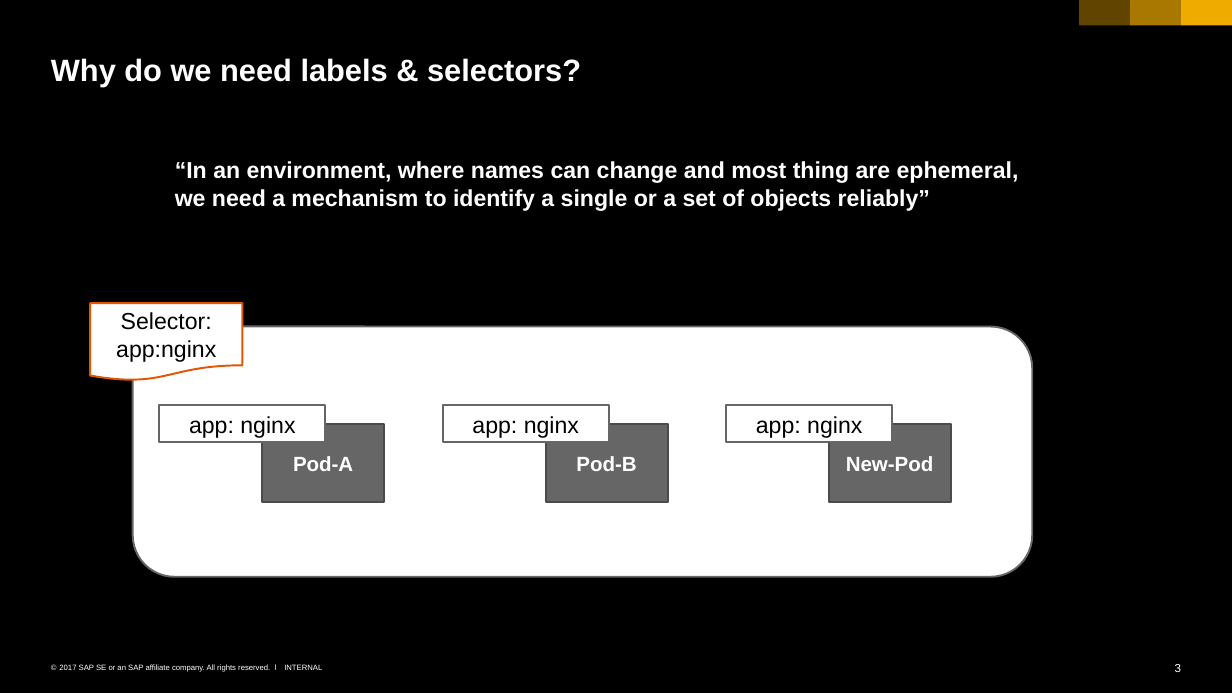
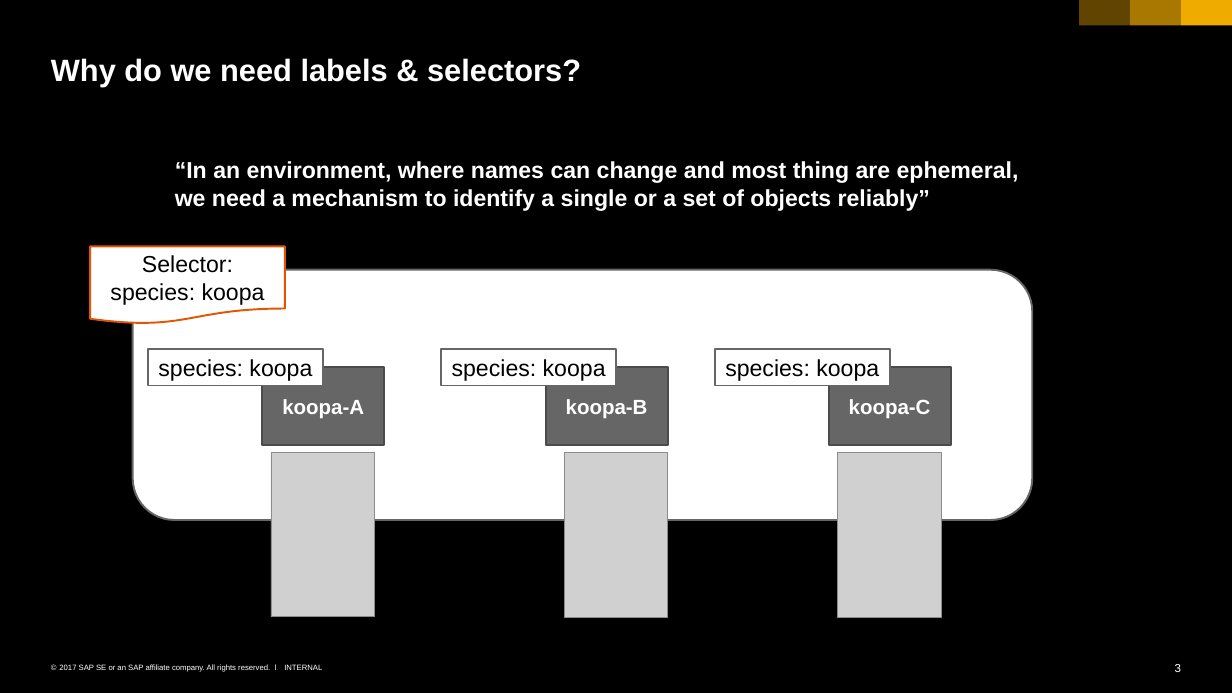
Before and after one commit to cuijiyao01/docker-k8s-training, a slide deck: slide 3 of kubernetes/03_labels_and_deployments.pptx. Drawn at 1232x693 pixels with LibreOffice and Linux fonts; fonts in the diff are those of the drawing; grey boxes stand for pictures. Boxes give left, top, right and bottom in pixels: in the first picture for what was removed or moved away, otherwise in the second. Text is boxed around its words. In the diff, an @@ line names an element or a change of style, - is before the commit and + after.

```diff
--- a/kubernetes/03_labels_and_deployments.pptx
+++ b/kubernetes/03_labels_and_deployments.pptx
@@ flow chart document "Selector: species: koopa": place and size @@
-flow chart document "Selector: species: koopa" at [91, 303, 243, 380]
+flow chart document "Selector: species: koopa" at [91, 247, 285, 324]
@@ text in flow chart document at [110, 255, 265, 305]: text changed @@
-Selector: app:nginx
+Selector: species: koopa
@@ rectangle "species: koopa": place and size @@
-rectangle "species: koopa" at [159, 405, 325, 442]
+rectangle "species: koopa" at [148, 348, 322, 385]
@@ text in rectangle at [158, 359, 312, 381]: text changed @@
-app: nginx
+species: koopa
@@ rectangle added at [441, 348, 616, 385], fill #FFFFFF, outline #666666 1.5 pt, 18 pt, text #000000 @@
+species: koopa
@@ rectangle added at [715, 348, 889, 385], fill #FFFFFF, outline #666666 1.5 pt, 18 pt, text #000000 @@
+species: koopa
@@ 3 rectangles, 1 rounded rectangle: place and size @@
-3 rectangles, 1 rounded rectangle at [133, 326, 1033, 576]
+3 rectangles, 1 rounded rectangle at [133, 270, 1033, 520]
@@ text in rectangle at [282, 399, 364, 418]: text changed @@
-Pod-A
+koopa-A
@@ rectangle removed at [442, 405, 609, 442] @@
-app: nginx
@@ text in rectangle at [566, 399, 648, 418]: text changed @@
-Pod-B
+koopa-B
@@ rectangle removed at [726, 405, 892, 442] @@
-app: nginx
@@ text in rectangle at [849, 399, 931, 418]: text changed @@
-New-Pod
+koopa-C
@@ picture added at [271, 452, 374, 616] @@
@@ picture added at [564, 453, 668, 617] @@
@@ picture added at [838, 453, 941, 617] @@
```
Also in this commit, not shown: 1 other slide changed, 2 slides added.
